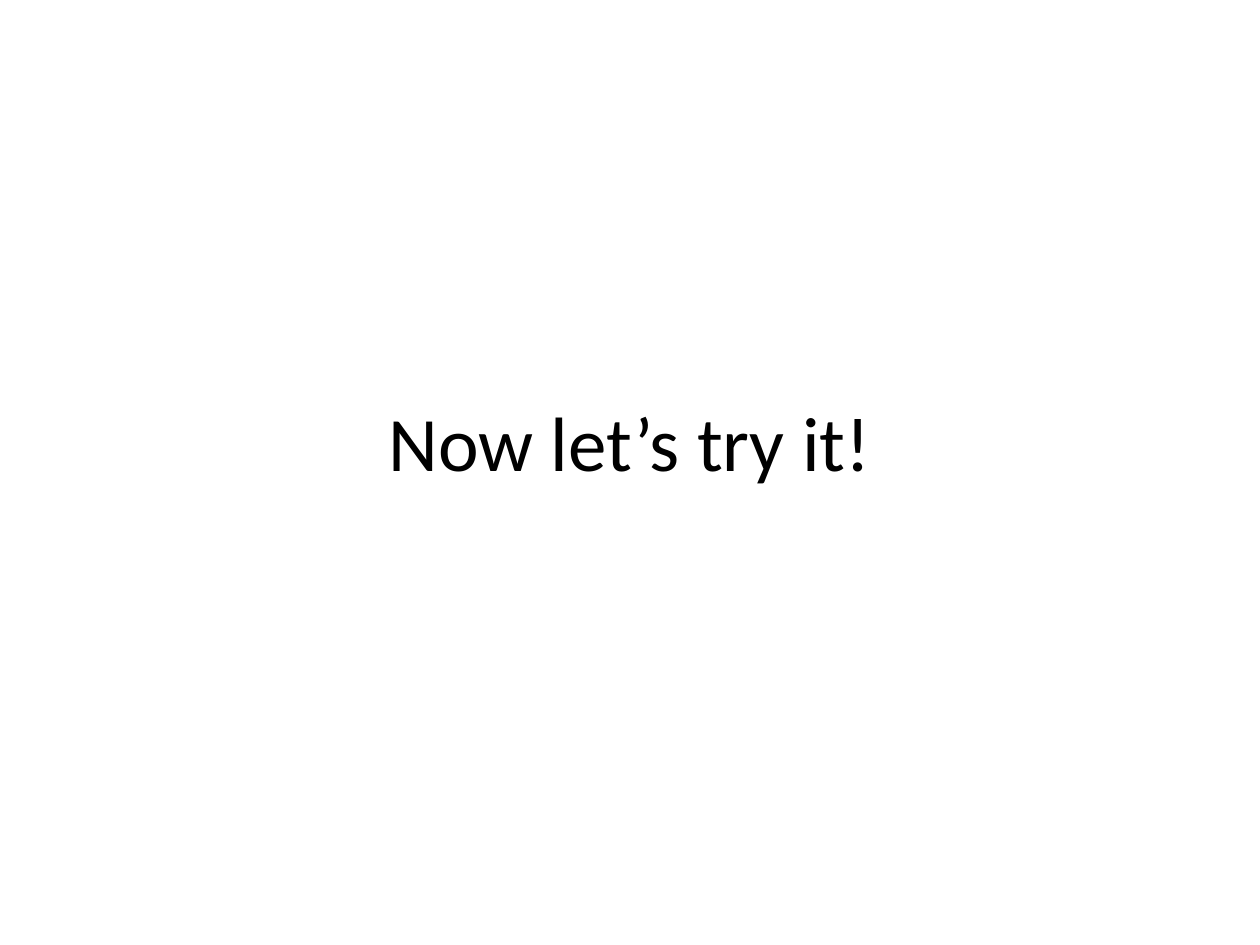
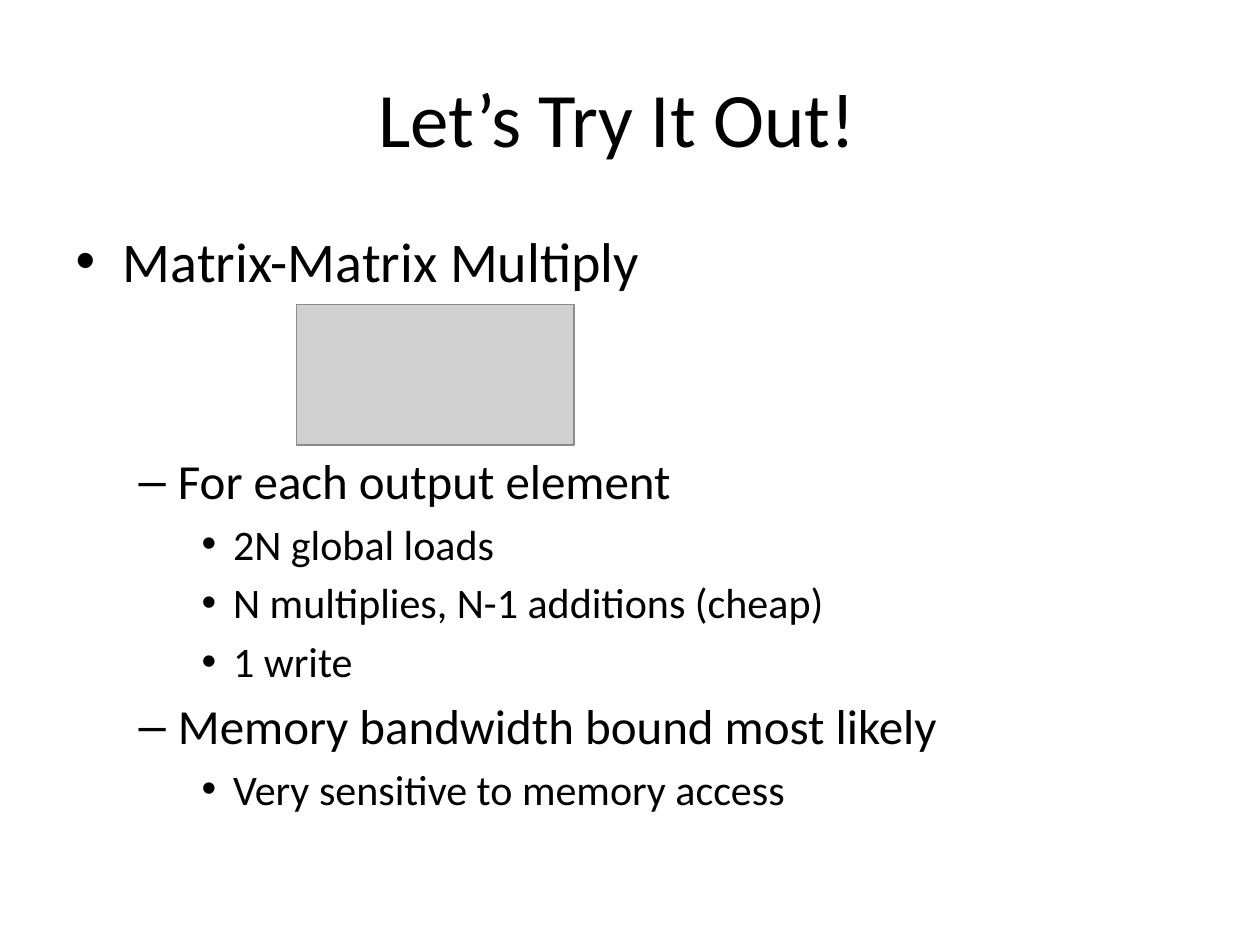
Before and after one commit to sellitforcache/cuda_tut, a slide deck: slide 13 of cuda_tut.pptx (slide 12 before the commit). Drawn at 1260x945 pixels with LibreOffice and Linux fonts; fonts in the diff are those of the drawing; grey boxes stand for pictures. Boxes give left, top, right and bottom in pixels: in the first picture for what was removed or moved away, otherwise in the second. Text is boxed around its words. In the diff, an @@ line names an element or a change of style, - is before the commit and + after.

```diff
--- a/cuda_tut.pptx
+++ b/cuda_tut.pptx
@@ title at (x1=378, y1=93, x2=855, y2=160): text changed @@
-Now let’s try it!
+Let’s Try It Out!
@@ text added at (x1=123, y1=243, x2=937, y2=812), 24 pt, text #000000 @@
+• Matrix-Matrix Multiply
+  – For each output element
+    • 2N global loads
+    • N multiplies, N-1 additions (cheap)
+    • 1 write
+  – Memory bandwidth bound most likely
+    • Very sensitive to memory access
@@ picture added at (x1=296, y1=304, x2=575, y2=445) @@
```
Also in this commit, not shown: 1 other slide changed, 1 slide added.
